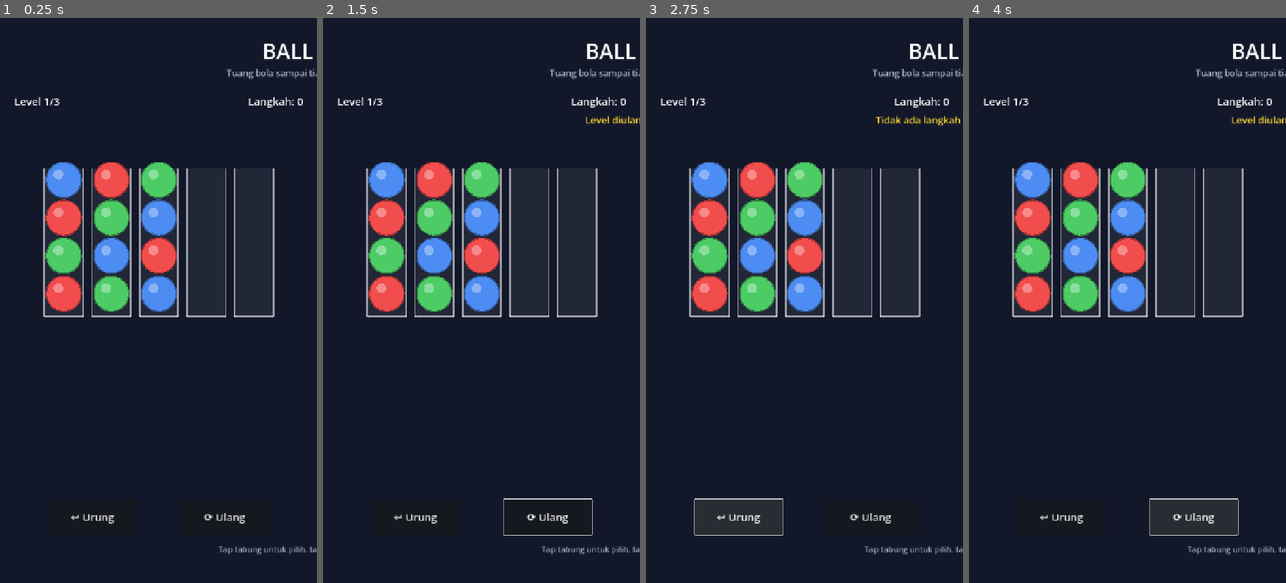
Above: before the commit, frames 1-4 (left to right).
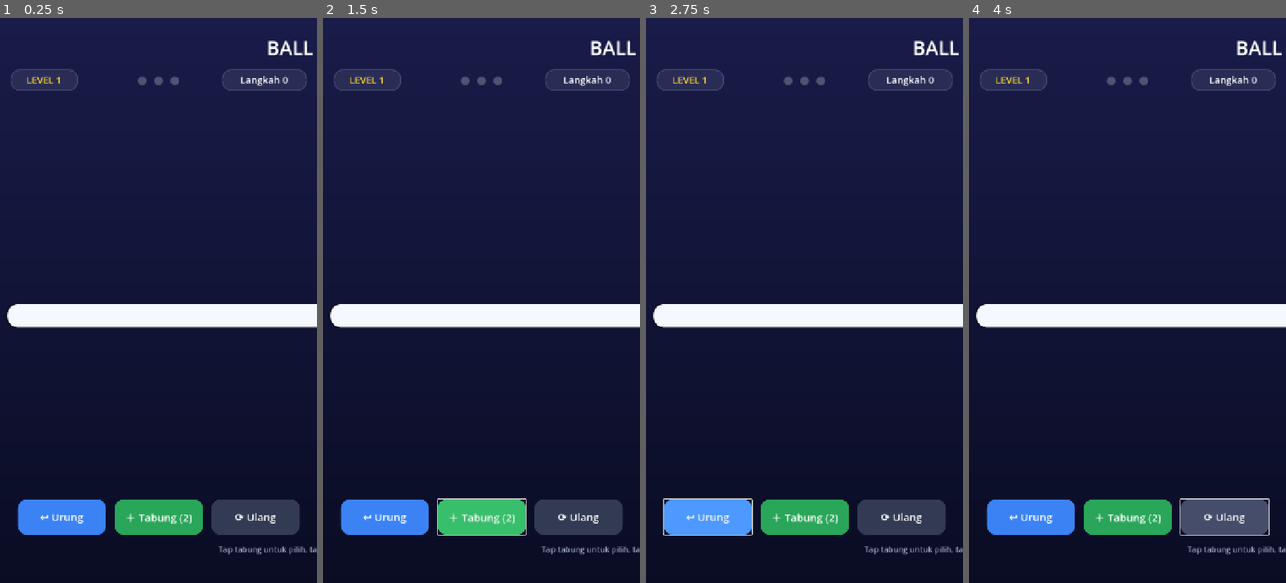
Above: after the commit, the same moments.

Repository: Zehna/ball-sort
Game: Godot game, scene res://scenes/main.tscn
Same seed, same stepped clock (60 frames per second), same inputs: the game is played once before the commit and once after it.
Inputs (mouse positions are in pixels of both pictures, inside the frame that each line leads up to):
- Up to frame 1 (0.25 s): no input
- Up to frame 2 (1.5 s): click "⟳ Ulang" at 0.5 s; click (481, 515) at 1.25 s, where only the run after the commit has a clickable "＋ Tabung (2)"
- Up to frame 3 (2.75 s): click "↩ Urung" at 2 s
- Up to frame 4 (4 s): click "↩ Urung" at 2.75 s; click "⟳ Ulang" at 3.5 s

The runs differ from the first frame. In frame 1, 38% of the frame differs, in the area x 0-100%, y 0-92%; in frame 2, 38%; in frame 3, 38%; in frame 4, 38%.
Error after the commit: Parse Error: Cannot infer the type of "tw" variable because the value doesn't have a set type. (res://scripts/main.gd:223)

Commit message:
feat: redesign UI/UX — gradient, HUD pills, add tube, stars, juice

Diff:
--- a/scenes/main.tscn
+++ b/scenes/main.tscn
@@ -1,6 +1,129 @@
-[gd_scene load_steps=2 format=3]
+[gd_scene load_steps=18 format=3]
 
 [ext_resource type="Script" path="res://scripts/main.gd" id="1"]
+
+[sub_resource type="Gradient" id="Gradient_1"]
+offsets = PackedFloat32Array(0, 1)
+colors = PackedColorArray(0.1, 0.11, 0.29, 1, 0.04, 0.05, 0.14, 1)
+
+[sub_resource type="GradientTexture2D" id="GradientTexture2D_1"]
+gradient = SubResource("Gradient_1")
+width = 720
+height = 1280
+fill_from = Vector2(0.5, 0)
+fill_to = Vector2(0.5, 1)
+
+[sub_resource type="StyleBoxFlat" id="StyleBoxFlat_Platform"]
+bg_color = Color(0.96, 0.97, 1, 1)
+shadow_color = Color(0, 0, 0, 0.35)
+shadow_size = 6
+corner_radius_top_left = 24
+corner_radius_top_right = 24
+corner_radius_bottom_right = 24
+corner_radius_bottom_left = 24
+
+[sub_resource type="StyleBoxFlat" id="StyleBoxFlat_Pill"]
+bg_color = Color(1, 1, 1, 0.08)
+border_width_left = 2
+border_width_top = 2
+border_width_right = 2
+border_width_bottom = 2
+border_color = Color(1, 1, 1, 0.18)
+corner_radius_top_left = 18
+corner_radius_top_right = 18
+corner_radius_bottom_right = 18
+corner_radius_bottom_left = 18
+
+[sub_resource type="StyleBoxFlat" id="StyleBoxFlat_ButtonBlue"]
+bg_color = Color(0.23, 0.51, 0.96, 1)
+corner_radius_top_left = 20
+corner_radius_top_right = 20
+corner_radius_bottom_right = 20
+corner_radius_bottom_left = 20
+
+[sub_resource type="StyleBoxFlat" id="StyleBoxFlat_ButtonBlueHover"]
+bg_color = Color(0.3, 0.6, 1, 1)
+corner_radius_top_left = 20
+corner_radius_top_right = 20
+corner_radius_bottom_right = 20
+corner_radius_bottom_left = 20
+
+[sub_resource type="StyleBoxFlat" id="StyleBoxFlat_ButtonBluePressed"]
+bg_color = Color(0.18, 0.4, 0.8, 1)
+corner_radius_top_left = 20
+corner_radius_top_right = 20
+corner_radius_bottom_right = 20
+corner_radius_bottom_left = 20
+
+[sub_resource type="StyleBoxFlat" id="StyleBoxFlat_ButtonGreen"]
+bg_color = Color(0.16, 0.65, 0.35, 1)
+corner_radius_top_left = 20
+corner_radius_top_right = 20
+corner_radius_bottom_right = 20
+corner_radius_bottom_left = 20
+
+[sub_resource type="StyleBoxFlat" id="StyleBoxFlat_ButtonGreenHover"]
+bg_color = Color(0.22, 0.75, 0.42, 1)
+corner_radius_top_left = 20
+corner_radius_top_right = 20
+corner_radius_bottom_right = 20
+corner_radius_bottom_left = 20
+
+[sub_resource type="StyleBoxFlat" id="StyleBoxFlat_ButtonGreenPressed"]
+bg_color = Color(0.12, 0.52, 0.28, 1)
+corner_radius_top_left = 20
+corner_radius_top_right = 20
+corner_radius_bottom_right = 20
+corner_radius_bottom_left = 20
+
+[sub_resource type="StyleBoxFlat" id="StyleBoxFlat_ButtonSlate"]
+bg_color = Color(0.2, 0.23, 0.33, 1)
+corner_radius_top_left = 20
+corner_radius_top_right = 20
+corner_radius_bottom_right = 20
+corner_radius_bottom_left = 20
+
+[sub_resource type="StyleBoxFlat" id="StyleBoxFlat_ButtonSlateHover"]
+bg_color = Color(0.27, 0.3, 0.42, 1)
+corner_radius_top_left = 20
+corner_radius_top_right = 20
+corner_radius_bottom_right = 20
+corner_radius_bottom_left = 20
+
+[sub_resource type="StyleBoxFlat" id="StyleBoxFlat_ButtonSlatePressed"]
+bg_color = Color(0.15, 0.17, 0.25, 1)
+corner_radius_top_left = 20
+corner_radius_top_right = 20
+corner_radius_bottom_right = 20
+corner_radius_bottom_left = 20
+
+[sub_resource type="StyleBoxFlat" id="StyleBoxFlat_WinPanel"]
+bg_color = Color(0.1, 0.11, 0.26, 1)
+border_width_left = 3
+border_width_top = 3
+border_width_right = 3
+border_width_bottom = 3
+border_color = Color(1, 0.85, 0.2, 1)
+shadow_color = Color(0, 0, 0, 0.4)
+shadow_size = 12
+corner_radius_top_left = 28
+corner_radius_top_right = 28
+corner_radius_bottom_right = 28
+corner_radius_bottom_left = 28
+
+[sub_resource type="StyleBoxFlat" id="StyleBoxFlat_ButtonGold"]
+bg_color = Color(0.98, 0.78, 0.15, 1)
+corner_radius_top_left = 20
+corner_radius_top_right = 20
+corner_radius_bottom_right = 20
+corner_radius_bottom_left = 20
+
+[sub_resource type="StyleBoxFlat" id="StyleBoxFlat_ButtonGoldPressed"]
+bg_color = Color(0.85, 0.65, 0.1, 1)
+corner_radius_top_left = 20
+corner_radius_top_right = 20
+corner_radius_bottom_right = 20
+corner_radius_bottom_left = 20
 
 [node name="Main" type="Control"]
 anchors_preset = 15
@@ -10,57 +133,86 @@
 grow_vertical = 2
 script = ExtResource("1")
 
-[node name="Background" type="ColorRect" parent="."]
+[node name="Background" type="TextureRect" parent="."]
 anchors_preset = 15
 anchor_right = 1.0
 anchor_bottom = 1.0
 grow_horizontal = 2
 grow_vertical = 2
-color = Color(0.07, 0.09, 0.16, 1)
+expand_mode = 1
+stretch_mode = 0
+texture = SubResource("GradientTexture2D_1")
 
 [node name="TitleLabel" type="Label" parent="."]
 anchor_right = 1.0
-offset_top = 40.0
+offset_top = 36.0
 offset_right = 720.0
-offset_bottom = 110.0
-theme_override_font_sizes/font_size = 48
+offset_bottom = 100.0
+theme_override_colors/font_color = Color(1, 1, 1, 1)
+theme_override_font_sizes/font_size = 44
 text = "BALL SORT"
 horizontal_alignment = 1
 
-[node name="SubtitleLabel" type="Label" parent="."]
-anchor_right = 1.0
-offset_top = 110.0
+[node name="LevelPill" type="PanelContainer" parent="."]
+offset_left = 24.0
+offset_top = 116.0
+offset_right = 176.0
+offset_bottom = 164.0
+theme_override_styles/panel = SubResource("StyleBoxFlat_Pill")
+
+[node name="LevelLabel" type="Label" parent="LevelPill"]
+theme_override_colors/font_color = Color(1, 0.85, 0.2, 1)
+theme_override_font_sizes/font_size = 22
+text = "LEVEL 1"
+horizontal_alignment = 1
+vertical_alignment = 1
+
+[node name="MovesPill" type="PanelContainer" parent="."]
+anchor_left = 1.0
+anchor_right = 1.0
+offset_left = -216.0
+offset_top = 116.0
+offset_right = -24.0
+offset_bottom = 164.0
+theme_override_styles/panel = SubResource("StyleBoxFlat_Pill")
+
+[node name="MovesLabel" type="Label" parent="MovesPill"]
+theme_override_colors/font_color = Color(1, 1, 1, 1)
+theme_override_font_sizes/font_size = 22
+text = "Langkah 0"
+horizontal_alignment = 1
+vertical_alignment = 1
+
+[node name="ProgressDots" type="HBoxContainer" parent="."]
+anchor_left = 0.5
+anchor_right = 0.5
+offset_left = -54.0
+offset_top = 122.0
+offset_right = 54.0
+offset_bottom = 158.0
+theme_override_constants/separation = 14
+alignment = 1
+
+[node name="Dot1" type="Label" parent="ProgressDots"]
+theme_override_colors/font_color = Color(1, 1, 1, 0.25)
+theme_override_font_sizes/font_size = 26
+text = "●"
+
+[node name="Dot2" type="Label" parent="ProgressDots"]
+theme_override_colors/font_color = Color(1, 1, 1, 0.25)
+theme_override_font_sizes/font_size = 26
+text = "●"
+
+[node name="Dot3" type="Label" parent="ProgressDots"]
+theme_override_colors/font_color = Color(1, 1, 1, 0.25)
+theme_override_font_sizes/font_size = 26
+text = "●"
+
+[node name="MessageLabel" type="Label" parent="."]
+anchor_right = 1.0
+offset_top = 186.0
 offset_right = 720.0
-offset_bottom = 145.0
-theme_override_colors/font_color = Color(0.7, 0.75, 0.85, 1)
-theme_override_font_sizes/font_size = 20
-text = "Tuang bola sampai tiap tabung satu warna"
-horizontal_alignment = 1
-
-[node name="LevelLabel" type="Label" parent="."]
-offset_left = 32.0
-offset_top = 170.0
-offset_right = 220.0
-offset_bottom = 205.0
-theme_override_font_sizes/font_size = 24
-text = "Level 1/3"
-
-[node name="MovesLabel" type="Label" parent="."]
-anchor_left = 1.0
-anchor_right = 1.0
-offset_left = -220.0
-offset_top = 170.0
-offset_right = -32.0
-offset_bottom = 205.0
-theme_override_font_sizes/font_size = 24
-text = "Langkah: 0"
-horizontal_alignment = 2
-
-[node name="MessageLabel" type="Label" parent="."]
-anchor_right = 1.0
-offset_top = 215.0
-offset_right = 720.0
-offset_bottom = 250.0
+offset_bottom = 222.0
 theme_override_colors/font_color = Color(1, 0.85, 0.2, 1)
 theme_override_font_sizes/font_size = 22
 text = ""
@@ -68,28 +220,58 @@
 
 [node name="TubesContainer" type="Control" parent="."]
 anchor_right = 1.0
-offset_top = 300.0
+offset_top = 280.0
 offset_right = 720.0
 offset_bottom = 700.0
 
+[node name="Platform" type="Panel" parent="."]
+anchor_right = 1.0
+offset_left = 16.0
+offset_top = 648.0
+offset_right = 704.0
+offset_bottom = 700.0
+theme_override_styles/panel = SubResource("StyleBoxFlat_Platform")
+
 [node name="UndoButton" type="Button" parent="."]
 anchor_top = 1.0
 anchor_bottom = 1.0
-offset_left = 110.0
+offset_left = 40.0
 offset_top = -190.0
-offset_right = 310.0
+offset_right = 240.0
 offset_bottom = -110.0
+theme_override_colors/font_color = Color(1, 1, 1, 1)
 theme_override_font_sizes/font_size = 24
+theme_override_styles/normal = SubResource("StyleBoxFlat_ButtonBlue")
+theme_override_styles/hover = SubResource("StyleBoxFlat_ButtonBlueHover")
+theme_override_styles/pressed = SubResource("StyleBoxFlat_ButtonBluePressed")
 text = "↩ Urung"
+
+[node name="AddTubeButton" type="Button" parent="."]
+anchor_top = 1.0
+anchor_bottom = 1.0
+offset_left = 260.0
+offset_top = -190.0
+offset_right = 460.0
+offset_bottom = -110.0
+theme_override_colors/font_color = Color(1, 1, 1, 1)
+theme_override_font_sizes/font_size = 24
+theme_override_styles/normal = SubResource("StyleBoxFlat_ButtonGreen")
+theme_override_styles/hover = SubResource("StyleBoxFlat_ButtonGreenHover")
+theme_override_styles/pressed = SubResource("StyleBoxFlat_ButtonGreenPressed")
+text = "＋ Tabung (2)"
 
 [node name="RestartButton" type="Button" parent="."]
 anchor_top = 1.0
 anchor_bottom = 1.0
-offset_left = 410.0
+offset_left = 480.0
 offset_top = -190.0
-offset_right = 610.0
+offset_right = 680.0
 offset_bottom = -110.0
+theme_override_colors/font_color = Color(1, 1, 1, 1)
 theme_override_font_sizes/font_size = 24
+theme_override_styles/normal = SubResource("StyleBoxFlat_ButtonSlate")
+theme_override_styles/hover = SubResource("StyleBoxFlat_ButtonSlateHover")
+theme_override_styles/pressed = SubResource("StyleBoxFlat_ButtonSlatePressed")
 text = "⟳ Ulang"
 
 [node name="HintLabel" type="Label" parent="."]
@@ -111,23 +293,35 @@
 anchor_right = 0.5
 anchor_bottom = 0.5
 offset_left = -240.0
-offset_top = -150.0
+offset_top = -170.0
 offset_right = 240.0
-offset_bottom = 150.0
+offset_bottom = 170.0
+theme_override_styles/panel = SubResource("StyleBoxFlat_WinPanel")
 
 [node name="VBox" type="VBoxContainer" parent="WinPanel"]
-theme_override_constants/separation = 16
+theme_override_constants/separation = 14
+
+[node name="StarsLabel" type="Label" parent="WinPanel/VBox"]
+theme_override_colors/font_color = Color(1, 0.85, 0.2, 1)
+theme_override_font_sizes/font_size = 36
+text = "★★★"
+horizontal_alignment = 1
 
 [node name="WinLabel" type="Label" parent="WinPanel/VBox"]
-theme_override_font_sizes/font_size = 36
+theme_override_colors/font_color = Color(1, 1, 1, 1)
+theme_override_font_sizes/font_size = 34
 text = "Level Selesai!"
 horizontal_alignment = 1
 
 [node name="WinInfoLabel" type="Label" parent="WinPanel/VBox"]
+theme_override_colors/font_color = Color(0.75, 0.8, 0.9, 1)
 theme_override_font_sizes/font_size = 22
 text = ""
 horizontal_alignment = 1
 
 [node name="NextButton" type="Button" parent="WinPanel/VBox"]
+theme_override_colors/font_color = Color(0.12, 0.09, 0, 1)
 theme_override_font_sizes/font_size = 24
+theme_override_styles/normal = SubResource("StyleBoxFlat_ButtonGold")
+theme_override_styles/pressed = SubResource("StyleBoxFlat_ButtonGoldPressed")
 text = "Level Berikutnya"
--- a/scripts/main.gd
+++ b/scripts/main.gd
@@ -4,6 +4,8 @@
 ## Tuang memindahkan seluruh rangkaian bola warna sama di atas
 ## (sebatas ruang kosong di tabung tujuan). Menang kalau tiap tabung
 ## yang terisi penuh dengan satu warna.
+## Fitur: Urung (undo), tambah tabung kosong (maks 2 per level),
+## bintang hasil (1-3) dibanding langkah minimal, animasi pop + goyang.
 
 # Level: tiap tabung = Array warna (indeks 0 = paling bawah).
 # Warna: 0 merah, 1 hijau, 2 biru, 3 kuning, 4 ungu.
@@ -14,20 +16,26 @@
 	[[0, 1, 2, 3], [1, 2, 3, 0], [2, 3, 0, 1], [3, 0, 1, 2], [], []],
 	[[0, 1, 2, 3], [1, 2, 3, 4], [2, 3, 4, 0], [3, 4, 0, 1], [4, 0, 1, 2], [], []],
 ]
+const MIN_MOVES: Array[int] = [10, 13, 16]
+const MAX_EXTRA_TUBES: int = 2
 
 var current_level: int = 0
 var tubes: Array = []
 var selected_index: int = -1
 var moves: int = 0
 var undo_stack: Array = []
+var extra_tubes_left: int = MAX_EXTRA_TUBES
 
 @onready var tubes_container: Control = $TubesContainer
-@onready var level_label: Label = $LevelLabel
-@onready var moves_label: Label = $MovesLabel
+@onready var level_label: Label = $LevelPill/LevelLabel
+@onready var moves_label: Label = $MovesPill/MovesLabel
+@onready var dots: Array = [$ProgressDots/Dot1, $ProgressDots/Dot2, $ProgressDots/Dot3]
 @onready var message_label: Label = $MessageLabel
 @onready var undo_button: Button = $UndoButton
+@onready var add_tube_button: Button = $AddTubeButton
 @onready var restart_button: Button = $RestartButton
 @onready var win_panel: PanelContainer = $WinPanel
+@onready var stars_label: Label = $WinPanel/VBox/StarsLabel
 @onready var win_label: Label = $WinPanel/VBox/WinLabel
 @onready var win_info_label: Label = $WinPanel/VBox/WinInfoLabel
 @onready var next_button: Button = $WinPanel/VBox/NextButton
@@ -35,6 +43,7 @@
 
 func _ready() -> void:
 	undo_button.pressed.connect(_on_undo_pressed)
+	add_tube_button.pressed.connect(_on_add_tube_pressed)
 	restart_button.pressed.connect(_on_restart_pressed)
 	next_button.pressed.connect(_on_next_pressed)
 	load_level(0)
@@ -42,15 +51,24 @@
 
 func load_level(index: int) -> void:
 	current_level = index
+	undo_stack.clear()
+	selected_index = -1
+	moves = 0
+	extra_tubes_left = MAX_EXTRA_TUBES
+	win_panel.visible = false
+	var def: Array = []
+	for t in LEVELS[current_level]:
+		def.append((t as Array).duplicate())
+	_build_tubes(def)
+	_update_labels()
+
+
+func _build_tubes(state: Array) -> void:
 	for child in tubes_container.get_children():
 		child.queue_free()
 	tubes.clear()
-	undo_stack.clear()
 	selected_index = -1
-	moves = 0
-	win_panel.visible = false
-	var def: Array = LEVELS[current_level]
-	var count := def.size()
+	var count := state.size()
 	var avail := size.x - 32.0
 	var gap := 12.0
 	var tube_w := minf(96.0, (avail - float(count - 1) * gap) / float(count))
@@ -60,11 +78,17 @@
 		var tube := Tube.new()
 		tube.position = Vector2(start_x + float(i) * (tube_w + gap), 20)
 		tube.size = Vector2(tube_w, 360)
-		tube.set_balls(def[i])
+		tube.set_balls(state[i])
 		tube.tapped.connect(_on_tube_tapped)
 		tubes_container.add_child(tube)
 		tubes.append(tube)
-	_update_labels()
+
+
+func _current_balls() -> Array:
+	var out: Array = []
+	for t in tubes:
+		out.append(t.balls.duplicate())
+	return out
 
 
 func _on_tube_tapped(tube) -> void:
@@ -92,10 +116,12 @@
 	var from_color: int = src.top_color()
 	if dst.is_full():
 		_show_message("Tabung tujuan sudah penuh!")
+		_shake(src)
 		_deselect()
 		return
 	if not dst.is_empty() and dst.top_color() != from_color:
 		_show_message("Warna atas tidak cocok!")
+		_shake(src)
 		_deselect()
 		return
 	undo_stack.append(_snapshot())
@@ -111,23 +137,20 @@
 	_deselect()
 	src.queue_redraw()
 	dst.queue_redraw()
+	_pop(dst)
 	_update_labels()
 	if _check_win():
 		_show_win()
 
 
 func _snapshot() -> Dictionary:
-	var balls_copy: Array = []
-	for t in tubes:
-		balls_copy.append(t.balls.duplicate())
-	return {"balls": balls_copy, "moves": moves}
+	return {"balls": _current_balls(), "moves": moves, "extra": extra_tubes_left}
 
 
 func _restore(snapshot: Dictionary) -> void:
-	var balls_copy: Array = snapshot["balls"]
-	for i in range(tubes.size()):
-		tubes[i].set_balls(balls_copy[i])
+	extra_tubes_left = int(snapshot["extra"])
 	moves = int(snapshot["moves"])
+	_build_tubes(snapshot["balls"])
 	_update_labels()
 
 
@@ -138,6 +161,19 @@
 	_deselect()
 	_restore(undo_stack.pop_back())
 	_show_message("Langkah diurungkan.")
+
+
+func _on_add_tube_pressed() -> void:
+	if extra_tubes_left <= 0:
+		_show_message("Tabung tambahan sudah habis!")
+		return
+	undo_stack.append(_snapshot())
+	extra_tubes_left -= 1
+	var state := _current_balls()
+	state.append([])
+	_build_tubes(state)
+	_update_labels()
+	_show_message("Tabung kosong ditambah!")
 
 
 func _on_restart_pressed() -> void:
@@ -168,20 +204,47 @@
 
 
 func _show_win() -> void:
+	var best: int = MIN_MOVES[current_level]
+	var stars := 3 if moves <= best else (2 if moves <= best + 5 else 1)
+	stars_label.text = "★".repeat(stars) + "☆".repeat(3 - stars)
 	if current_level + 1 >= LEVELS.size():
 		win_label.text = "Semua Level Selesai!"
-		win_info_label.text = "Kamu menyelesaikan 3 level."
+		win_info_label.text = "Langkah: %d • Minimal: %d" % [moves, best]
 		next_button.text = "Main Lagi dari Level 1"
 	else:
 		win_label.text = "Level Selesai!"
-		win_info_label.text = "Selesai dalam %d langkah." % moves
+		win_info_label.text = "Langkah: %d • Minimal: %d" % [moves, best]
 		next_button.text = "Level Berikutnya"
 	win_panel.visible = true
 
 
+func _pop(tube) -> void:
+	tube.pivot_offset = tube.size * 0.5
+	var tw := tube.create_tween()
+	tw.tween_property(tube, "scale", Vector2(1.07, 1.07), 0.09)
+	tw.tween_property(tube, "scale", Vector2.ONE, 0.12)
+
+
+func _shake(tube) -> void:
+	var tw := tube.create_tween()
+	tw.tween_property(tube, "position:x", tube.base_x + 8.0, 0.05)
+	tw.tween_property(tube, "position:x", tube.base_x - 8.0, 0.05)
+	tw.tween_property(tube, "position:x", tube.base_x, 0.05)
+
+
 func _update_labels() -> void:
-	level_label.text = "Level %d/%d" % [current_level + 1, LEVELS.size()]
-	moves_label.text = "Langkah: %d" % moves
+	level_label.text = "LEVEL %d" % (current_level + 1)
+	moves_label.text = "Langkah %d" % moves
+	for i in range(dots.size()):
+		if i < current_level:
+			dots[i].add_theme_color_override("font_color", Color(0.27, 0.85, 0.45, 1))
+		elif i == current_level:
+			dots[i].add_theme_color_override("font_color", Color(1, 0.85, 0.2, 1))
+		else:
+			dots[i].add_theme_color_override("font_color", Color(1, 1, 1, 0.25))
+	undo_button.text = "↩ Urung (%d)" % undo_stack.size() if not undo_stack.is_empty() else "↩ Urung"
+	add_tube_button.text = "＋ Tabung (%d)" % extra_tubes_left
+	add_tube_button.disabled = extra_tubes_left <= 0
 
 
 func _show_message(text: String) -> void:
--- a/scripts/tube.gd
+++ b/scripts/tube.gd
@@ -1,27 +1,40 @@
 extends Control
 class_name Tube
-## Satu tabung Ball Sort: gambar tabung + bola-bola di dalamnya.
+## Satu tabung Ball Sort: gambar tabung kaca + bola-bola di dalamnya.
 ## balls: Array[int] warna, indeks 0 = paling bawah, terakhir = paling atas.
 ## Tap (sentuh/mouse) -> signal tapped.
+## Tabung terpilih naik sedikit + border emas; tabung selesai berkilau emas.
 
 signal tapped(tube: Control)
 
 const CAPACITY: int = 4
 const COLORS: Array[Color] = [
-	Color(0.95, 0.30, 0.30),
-	Color(0.30, 0.80, 0.40),
-	Color(0.30, 0.55, 0.95),
-	Color(0.98, 0.80, 0.25),
-	Color(0.65, 0.45, 0.90),
+	Color(1.00, 0.32, 0.32),
+	Color(0.27, 0.85, 0.45),
+	Color(0.30, 0.65, 1.00),
+	Color(1.00, 0.80, 0.20),
+	Color(0.68, 0.45, 0.95),
+	Color(1.00, 0.60, 0.20),
+	Color(0.25, 0.85, 0.90),
 ]
 
 var balls: Array[int] = []
 var selected: bool = false
+var base_x: float = 0.0
+var base_y: float = 0.0
+var tube_style: StyleBoxFlat
 
 
 func _ready() -> void:
 	custom_minimum_size = Vector2(96, 360)
 	mouse_filter = Control.MOUSE_FILTER_STOP
+	base_x = position.x
+	base_y = position.y
+	tube_style = StyleBoxFlat.new()
+	tube_style.bg_color = Color(1, 1, 1, 0.07)
+	tube_style.set_corner_radius_all(16)
+	tube_style.set_border_width_all(3)
+	tube_style.border_color = Color(1, 1, 1, 0.5)
 
 
 func _gui_input(event: InputEvent) -> void:
@@ -37,12 +50,24 @@
 	balls.clear()
 	for v in arr:
 		balls.append(int(v))
+	_refresh_border()
 	queue_redraw()
 
 
 func set_selected(value: bool) -> void:
 	selected = value
+	position.y = base_y - 18.0 if selected else base_y
+	_refresh_border()
 	queue_redraw()
+
+
+func _refresh_border() -> void:
+	if tube_style == null:
+		return
+	if selected or is_complete():
+		tube_style.border_color = Color(1, 0.85, 0.2, 1)
+	else:
+		tube_style.border_color = Color(1, 1, 1, 0.5)
 
 
 func is_empty() -> bool:
@@ -81,22 +106,30 @@
 	return true
 
 
+func _draw_star(center: Vector2, r: float, color: Color) -> void:
+	var points := PackedVector2Array()
+	for i in range(10):
+		var angle := -PI / 2.0 + float(i) * PI / 5.0
+		var rad := r if i % 2 == 0 else r * 0.45
+		points.append(center + Vector2(cos(angle), sin(angle)) * rad)
+	draw_colored_polygon(points, color)
+
+
 func _draw() -> void:
 	var w := size.x
 	var h := size.y
 	var ball_r := (w * 0.5) - 8.0
 	var step := ball_r * 2.0 + 6.0
-	# Kaca tabung
-	draw_rect(Rect2(4, 20, w - 8, h - 24), Color(1, 1, 1, 0.07), true)
-	# Dinding tabung (atas terbuka)
-	var border := Color(1, 1, 1, 0.55) if not selected else Color(1, 0.85, 0.2, 1)
-	draw_line(Vector2(4, 20), Vector2(4, h - 4), border, 4.0)
-	draw_line(Vector2(w - 4, 20), Vector2(w - 4, h - 4), border, 4.0)
-	draw_line(Vector2(4, h - 4), Vector2(w - 4, h - 4), border, 4.0)
+	# Tabung kaca (sudut membulat)
+	draw_style_box(tube_style, Rect2(4, 20, w - 8, h - 24))
 	if selected:
 		# Panah penanda tabung terpilih
 		var cx := w * 0.5
 		draw_colored_polygon(PackedVector2Array([Vector2(cx - 12, 2), Vector2(cx + 12, 2), Vector2(cx, 14)]), Color(1, 0.85, 0.2, 1))
+	if is_complete() and not balls.is_empty():
+		# Bintang emas di atas tabung yang selesai
+		_draw_star(Vector2(w * 0.5 - 14, 10), 7, Color(1, 0.85, 0.2, 1))
+		_draw_star(Vector2(w * 0.5 + 14, 6), 5, Color(1, 0.9, 0.5, 1))
 	# Bola-bola, dari bawah ke atas
 	for i in range(balls.size()):
 		var center := Vector2(w * 0.5, h - 16.0 - ball_r - float(i) * step)
